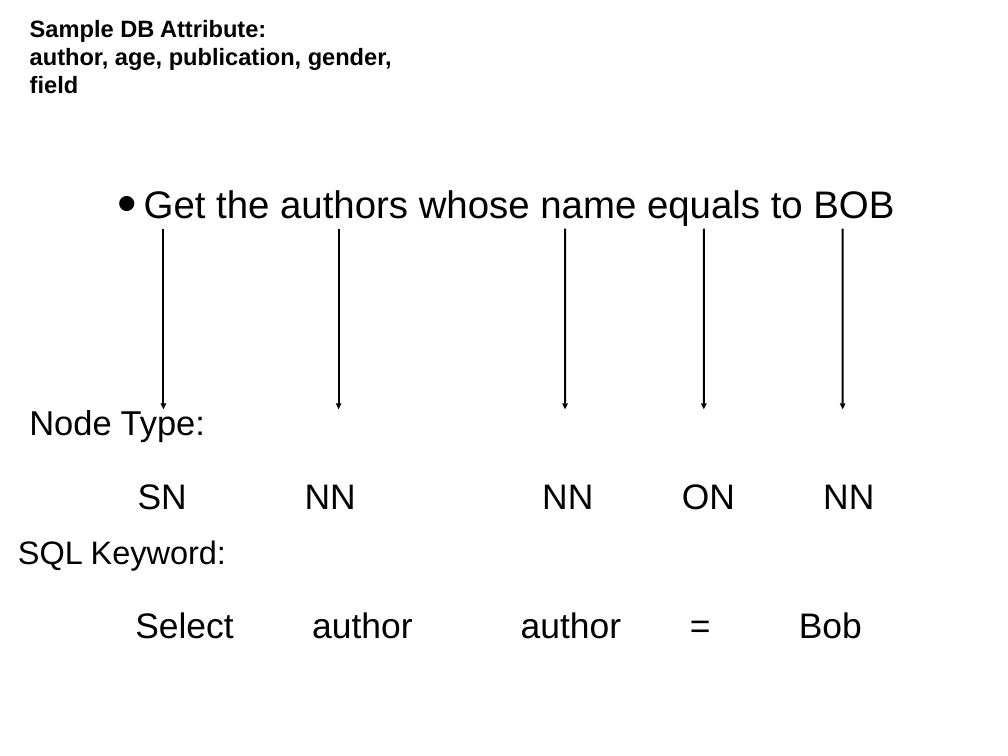
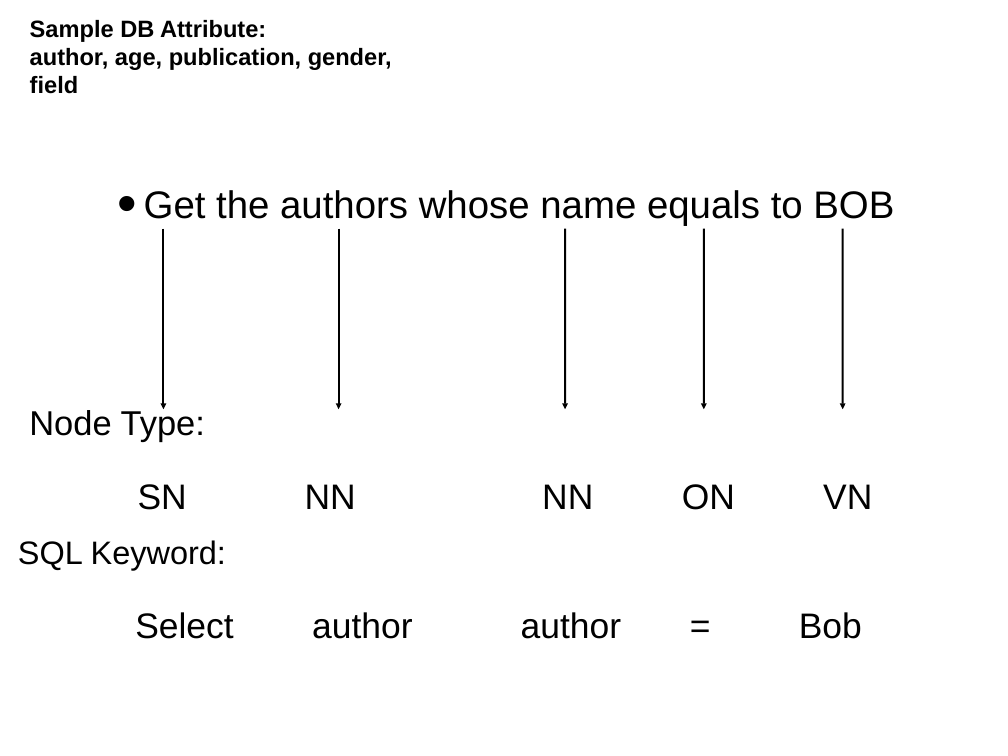
Before and after one commit to laiw12/NLP-SQL, a slide deck: slide 3 of Presentation-516.pptx. Drawn at 1008x756 pixels with LibreOffice and Linux fonts; fonts in the diff are those of the drawing. Boxes give left, top, right and bottom in pixels: in the first picture for what was removed or moved away, otherwise in the second. Text is boxed around its words. In the diff, an @@ line names an element or a change of style, - is before the commit and + after.

```diff
--- a/Presentation-516.pptx
+++ b/Presentation-516.pptx
@@ text at [138,484,872,510]: text changed @@
-  SN NN NN ON NN
+  SN NN NN ON VN
```
Also in this commit, not shown: 2 other slides changed.
